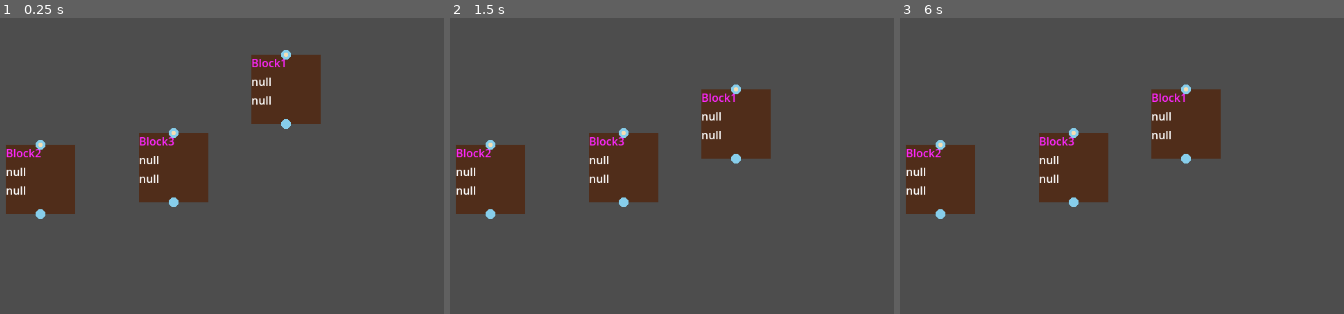
Above: before the commit, frames 1-3 (left to right).
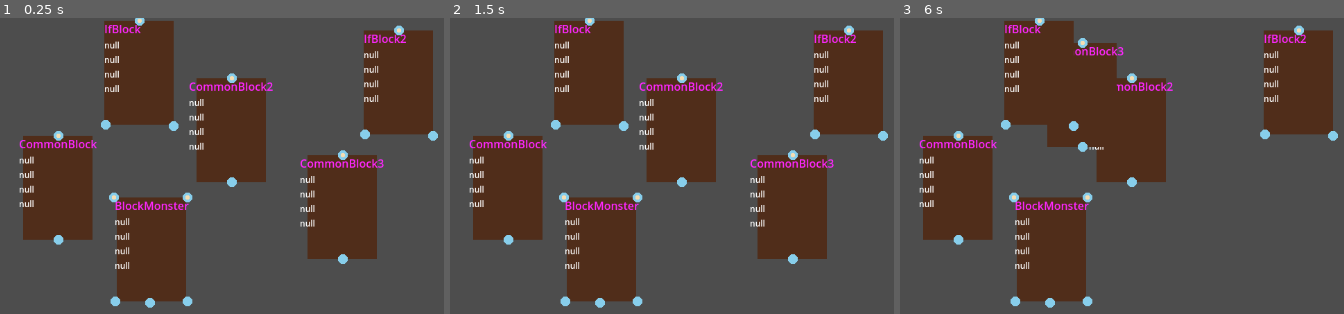
Above: after the commit, the same moments.

Repository: Yutomah/kursovaya
Game: Godot game, scene res://scenes/block_schema/block_schema.tscn
Two runs of this game, one before a commit and one after it. Both use one fixed random seed, a clock stepped at 60 frames per second and the inputs below. This scene is started directly instead of the project's main scene.
Inputs (mouse positions are in pixels of both pictures, inside the frame that each line leads up to):
- Up to frame 1 (0.25 s): no input
- Up to frame 2 (1.5 s): tap Enter at 0.5 s; move the mouse to (734, 89) at 0.52 s; press the mouse at (734, 89) at 0.53 s; tap Space at 1.25 s; move the mouse to (734, 124) at 1.27 s; release the mouse at (734, 124) at 1.28 s; click (734, 124) at 1.35 s
- Up to frame 3 (6 s): tap Enter at 2, 3.5 s; move the mouse to (939, 180) at 2.02 s; hold 1 2.03-2.78 s; click (939, 180) at 2.3 s; tap Space at 2.75, 4.25 s; move the mouse to (939, 213) at 2.77 s; tap 2 at 2.85 s; click (939, 213) at 3.05 s; move the mouse to (1073, 168) at 3.52 s; hold 3 3.53-4.28 s; click (1073, 168) at 3.8 s; move the mouse to (1073, 201) at 4.27 s; click (1073, 201) at 4.35 s; move the mouse to (1281, 242) at 5.02 s; press the mouse at (1281, 242) at 5.03 s; move the mouse to (1122, 130) at 5.77 s; release the mouse at (1122, 130) at 5.78 s; tap 1 at 5.85 s

The runs differ from the first frame. In frame 1, 38% of the frame differs, in the area x 1-99%, y 0-98%; in frame 2, 37%; in frame 3, 33%.

Commit message:
ended with block connection now i need to create signal propagation

Diff:
--- /dev/null
+++ b/Fonts/small_block_text.tres
@@ -0,0 +1,4 @@
+[gd_resource type="LabelSettings" format=3 uid="uid://dlr834h5g5mhd"]
+
+[resource]
+font_size = 12
--- a/scenes/block_schema/block/block.gd
+++ b/scenes/block_schema/block/block.gd
@@ -1,7 +1,10 @@
 extends Control
 class_name Block
+
 var LKM_pressed:bool = false
 var old_mouse_position:Vector2
+
+
 
 var parent_block:Block = null:
 	set(value):
@@ -11,18 +14,22 @@
 		else:
 			$VBoxContainer/Parent.text = "null"
 
-var child_block:Block = null:
-	set(value):
-		child_block = value
-		if value != null:
-			$VBoxContainer/Child.text = value.name
-		else:
-			$VBoxContainer/Child.text = "null"
+var parent_blocks:Dictionary
+var child_blocks:Dictionary
+
+#var child_block:Block = null:
+	#set(value):
+		#child_block = value
+		#if value != null:
+			#$VBoxContainer/Child.text = value.name
+		#else:
+			#$VBoxContainer/Child.text = "null"
 
 # Called when the node enters the scene tree for the first time.
 func _ready():
 	GB.focus_window = GB.BLOCK_SCHEMA
 	$VBoxContainer/Me.text = self.name
+	init_parent_child_blocks_dict()
 	pass # Replace with function body.
 
 
@@ -31,17 +38,26 @@
 	if LKM_pressed:
 		var dif = get_local_mouse_position() - old_mouse_position
 		position += dif
-		if $LinkBegin.end_node != null:
-			$LinkBegin.get_node("Line2D").points[1] -= dif
 
-		if $LinkEnd.begin_node != null:
-			$LinkEnd.begin_node.get_node("Line2D").points[1] += dif
+		for begin_point in $BeginPoints.get_children():
+			if begin_point.end_point != null:
+				begin_point.get_node("Line2D").points[1] -= dif
+
+		for end_point in $EndPoints.get_children():
+			if end_point.begin_point != null:
+				end_point.begin_point.get_node("Line2D").points[1] += dif
+
 
 func _on_gui_input(event):
 	if event.is_action_pressed("LKM") and GB.focus_window == GB.BLOCK_SCHEMA:
-
 		LKM_pressed = true
 		old_mouse_position = get_local_mouse_position()
+
 	if event.is_action_released("LKM"):
+		LKM_pressed = false
 
-		LKM_pressed = false
+func init_parent_child_blocks_dict():
+	for begin_point:BeginPoint in $BeginPoints.get_children():
+		child_blocks[begin_point.point_type] = null
+	for end_point:EndPoint in $EndPoints.get_children():
+		child_blocks[end_point.point_type] = null
--- a/scenes/block_schema/block/block.tscn
+++ b/scenes/block_schema/block/block.tscn
@@ -1,8 +1,7 @@
-[gd_scene load_steps=5 format=3 uid="uid://d2d1md6i3po2n"]
+[gd_scene load_steps=4 format=3 uid="uid://d2d1md6i3po2n"]
 
 [ext_resource type="Script" path="res://scenes/block_schema/block/block.gd" id="1_cs1tj"]
-[ext_resource type="PackedScene" uid="uid://sdm7fyk8ggig" path="res://scenes/block_schema/block/block_link/link_begin.tscn" id="1_ryr7y"]
-[ext_resource type="PackedScene" uid="uid://dobi4gaiuyt0s" path="res://scenes/block_schema/block/block_link/link_end.tscn" id="2_2ibuj"]
+[ext_resource type="LabelSettings" uid="uid://dlr834h5g5mhd" path="res://Fonts/small_block_text.tres" id="2_wksdl"]
 
 [sub_resource type="LabelSettings" id="LabelSettings_53d3y"]
 font_color = Color(1, 0.152941, 1, 1)
@@ -11,9 +10,9 @@
 layout_mode = 3
 anchors_preset = 0
 offset_left = -50.0
-offset_top = -50.0
+offset_top = -75.0
 offset_right = 50.0
-offset_bottom = 50.0
+offset_bottom = 75.0
 pivot_offset = Vector2(50, 25)
 script = ExtResource("1_cs1tj")
 
@@ -42,15 +41,25 @@
 [node name="Parent" type="Label" parent="VBoxContainer"]
 layout_mode = 2
 text = "null"
+label_settings = ExtResource("2_wksdl")
 
-[node name="Child" type="Label" parent="VBoxContainer"]
+[node name="CommonPoint" type="Label" parent="VBoxContainer"]
 layout_mode = 2
 text = "null"
+label_settings = ExtResource("2_wksdl")
 
-[node name="LinkBegin" parent="." instance=ExtResource("1_ryr7y")]
-position = Vector2(50, 100)
+[node name="TruePoint" type="Label" parent="VBoxContainer"]
+layout_mode = 2
+text = "null"
+label_settings = ExtResource("2_wksdl")
 
-[node name="LinkEnd" parent="." instance=ExtResource("2_2ibuj")]
-position = Vector2(50, 0)
+[node name="FalsePoint" type="Label" parent="VBoxContainer"]
+layout_mode = 2
+text = "null"
+label_settings = ExtResource("2_wksdl")
+
+[node name="BeginPoints" type="Node2D" parent="."]
+
+[node name="EndPoints" type="Node2D" parent="."]
 
 [connection signal="gui_input" from="." to="." method="_on_gui_input"]
--- a/scenes/block_schema/block/block_link/link_begin.gd
+++ b/scenes/block_schema/block/block_link/begin_point.gd
@@ -1,13 +1,16 @@
 extends Area2D
-class_name begin_point
+class_name BeginPoint
 
 var LKM_pressed = false
-var end_node:Area2D:
+enum PointType {COMMON_POINT, TRUE_POINT, FALSE_POINT}
+@export var point_type:PointType
+
+var end_point:EndPoint:
 	set(value):
-		get_parent().child_block = null
-		end_node = value
-		if value != null:
-			get_parent().child_block = value.get_parent()
+		#get_parent().child_block = null
+		end_point = value
+		#if value != null:
+			#get_parent().child_block = value.get_parent()
 
 func _ready():
 	pass
--- a/scenes/block_schema/block/block_link/link_begin.tscn
+++ b/scenes/block_schema/block/block_link/begin_point.tscn
@@ -1,13 +1,13 @@
 [gd_scene load_steps=3 format=3 uid="uid://sdm7fyk8ggig"]
 
-[ext_resource type="Script" path="res://scenes/block_schema/block/block_link/link_begin.gd" id="1_85r6c"]
+[ext_resource type="Script" path="res://scenes/block_schema/block/block_link/begin_point.gd" id="1_xjvcr"]
 
 [sub_resource type="CircleShape2D" id="CircleShape2D_5lj3x"]
 
-[node name="LinkBegin" type="Area2D"]
+[node name="BeginPoint" type="Area2D"]
 collision_layer = 2
 collision_mask = 2
-script = ExtResource("1_85r6c")
+script = ExtResource("1_xjvcr")
 
 [node name="Line2D" type="Line2D" parent="."]
 points = PackedVector2Array(0, 0, 0, 0)
--- /dev/null
+++ b/scenes/block_schema/block/block_link/end_point.gd
@@ -0,0 +1,23 @@
+extends Area2D
+class_name EndPoint
+
+enum PointType {COMMON_POINT, UNCOMMON_POINT}
+@export var point_type: PointType
+
+var connection_waiting:bool = false
+var begin_point:BeginPoint = null:
+	set(value):
+		#get_parent().parent_block = null
+		begin_point = value
+		#if value != null:
+			#get_parent().parent_block = value.get_parent()
+
+func _ready():
+	pass
+
+func _draw():
+	draw_circle(Vector2.ZERO, 7, Color.SKY_BLUE)
+	draw_circle(Vector2.ZERO, 3, Color.WHEAT)
+
+func _process(delta):
+	pass
--- a/scenes/block_schema/block/block_link/link_end.tscn
+++ b/scenes/block_schema/block/block_link/end_point.tscn
@@ -1,11 +1,11 @@
 [gd_scene load_steps=3 format=3 uid="uid://dobi4gaiuyt0s"]
 
-[ext_resource type="Script" path="res://scenes/block_schema/block/block_link/link_end.gd" id="1_i3sxd"]
+[ext_resource type="Script" path="res://scenes/block_schema/block/block_link/end_point.gd" id="1_x1qoh"]
 
 [sub_resource type="CircleShape2D" id="CircleShape2D_5myhq"]
 
-[node name="LinkEnd" type="Area2D"]
-script = ExtResource("1_i3sxd")
+[node name="EndPoint" type="Area2D"]
+script = ExtResource("1_x1qoh")
 
 [node name="CollisionShape2D" type="CollisionShape2D" parent="."]
 shape = SubResource("CircleShape2D_5myhq")
--- a/scenes/block_schema/block/block_link/link_end.gd
+++ /dev/null
@@ -1,21 +0,0 @@
-extends Area2D
-class_name end_point
-
-var connection_waiting:bool = false
-var begin_node:Area2D = null:
-	set(value):
-		get_parent().parent_block = null
-		print(value)
-		begin_node = value
-		if value != null:
-			get_parent().parent_block = value.get_parent()
-
-func _ready():
-	pass
-
-func _draw():
-	draw_circle(Vector2.ZERO, 7, Color.SKY_BLUE)
-	draw_circle(Vector2.ZERO, 3, Color.WHEAT)
-
-func _process(delta):
-	pass
--- /dev/null
+++ b/scenes/block_schema/block/block_monster.tscn
@@ -0,0 +1,25 @@
+[gd_scene load_steps=4 format=3 uid="uid://dv5yp4vc74xr7"]
+
+[ext_resource type="PackedScene" uid="uid://d2d1md6i3po2n" path="res://scenes/block_schema/block/block.tscn" id="1_0t6n0"]
+[ext_resource type="PackedScene" uid="uid://sdm7fyk8ggig" path="res://scenes/block_schema/block/block_link/begin_point.tscn" id="2_m6vmi"]
+[ext_resource type="PackedScene" uid="uid://dobi4gaiuyt0s" path="res://scenes/block_schema/block/block_link/end_point.tscn" id="3_ut3qg"]
+
+[node name="BlockMonster" instance=ExtResource("1_0t6n0")]
+
+[node name="BeginPoint" parent="BeginPoints" index="0" instance=ExtResource("2_m6vmi")]
+position = Vector2(-2, 150)
+
+[node name="BeginPoint2" parent="BeginPoints" index="1" instance=ExtResource("2_m6vmi")]
+position = Vector2(48, 152)
+point_type = 1
+
+[node name="BeginPoint3" parent="BeginPoints" index="2" instance=ExtResource("2_m6vmi")]
+position = Vector2(102, 150)
+point_type = 2
+
+[node name="EndPoint" parent="EndPoints" index="0" instance=ExtResource("3_ut3qg")]
+position = Vector2(102, 0)
+
+[node name="EndPoint2" parent="EndPoints" index="1" instance=ExtResource("3_ut3qg")]
+position = Vector2(-4, 0)
+point_type = 1
--- /dev/null
+++ b/scenes/block_schema/block/common_block.tscn
@@ -0,0 +1,13 @@
+[gd_scene load_steps=4 format=3 uid="uid://8cbnm6y30vb8"]
+
+[ext_resource type="PackedScene" uid="uid://d2d1md6i3po2n" path="res://scenes/block_schema/block/block.tscn" id="1_xqgc7"]
+[ext_resource type="PackedScene" uid="uid://sdm7fyk8ggig" path="res://scenes/block_schema/block/block_link/begin_point.tscn" id="2_8y7xp"]
+[ext_resource type="PackedScene" uid="uid://dobi4gaiuyt0s" path="res://scenes/block_schema/block/block_link/end_point.tscn" id="3_w5rfb"]
+
+[node name="CommonBlock" instance=ExtResource("1_xqgc7")]
+
+[node name="BeginPoint" parent="BeginPoints" index="0" instance=ExtResource("2_8y7xp")]
+position = Vector2(51, 150)
+
+[node name="EndPoint" parent="EndPoints" index="0" instance=ExtResource("3_w5rfb")]
+position = Vector2(51, 0)
--- /dev/null
+++ b/scenes/block_schema/block/if_block.tscn
@@ -0,0 +1,18 @@
+[gd_scene load_steps=4 format=3 uid="uid://b30rpnaokt2l2"]
+
+[ext_resource type="PackedScene" uid="uid://d2d1md6i3po2n" path="res://scenes/block_schema/block/block.tscn" id="1_tup11"]
+[ext_resource type="PackedScene" uid="uid://sdm7fyk8ggig" path="res://scenes/block_schema/block/block_link/begin_point.tscn" id="3_lowoj"]
+[ext_resource type="PackedScene" uid="uid://dobi4gaiuyt0s" path="res://scenes/block_schema/block/block_link/end_point.tscn" id="4_dyvwf"]
+
+[node name="IfBlock" instance=ExtResource("1_tup11")]
+
+[node name="BeginPoint" parent="BeginPoints" index="0" instance=ExtResource("3_lowoj")]
+position = Vector2(2, 150)
+point_type = 1
+
+[node name="BeginPoint2" parent="BeginPoints" index="1" instance=ExtResource("3_lowoj")]
+position = Vector2(100, 152)
+point_type = 2
+
+[node name="EndPoint" parent="EndPoints" index="0" instance=ExtResource("4_dyvwf")]
+position = Vector2(51, 0)
--- a/scenes/block_schema/block_schema.gd
+++ b/scenes/block_schema/block_schema.gd
@@ -1,68 +1,70 @@
 extends Node2D
 
-var active_begin_node:Area2D
-var connection_active:bool = false
+var active_begin_point:BeginPoint
 
 func _ready():
 	GB.link_activated.connect((on_link_activated))
 	GB.link_deactivated.connect(on_link_deactivated)
 
 
-func on_link_activated(begin_node:Area2D):
-	connection_active = true
-	active_begin_node = begin_node
-	activate_end_nodes(begin_node)
+func on_link_activated(begin_point:BeginPoint):
+	active_begin_point = begin_point
+	activate_end_points(begin_point)
 
 func on_link_deactivated(last_mouse_pos: Vector2):
-	var end_node = get_end_node_on_mouse(last_mouse_pos)
+	var active_end_point = get_end_node_on_mouse(last_mouse_pos)
 
-	if active_begin_node.end_node != null:
-		#print(active_begin_node.end_node.begin_node.get_parent().name)
-		active_begin_node.end_node.begin_node = null
-		#print(active_begin_node.end_node.begin_node)
+	abort_existing_link(active_begin_point)
 
-	active_begin_node.end_node = end_node
+	if active_end_point != null:
+		create_new_link(active_begin_point, active_end_point)
 
-	var pos = Vector2.ZERO
-	if end_node != null:
-		remove_dublicate_connections(end_node)
-		end_node.begin_node = active_begin_node
-		pos = active_begin_node.to_local(end_node.to_global(Vector2.ZERO))
-	active_begin_node.get_node("Line2D").points[1] = pos
-
-
-	connection_active = false
-	active_begin_node = null
+	active_begin_point = null
 
 	deactivate_end_nodes()
 
+func abort_existing_link(begin_point:BeginPoint):
+	if begin_point.end_point != null:
+		begin_point.end_point.begin_point = null
+	begin_point.end_point = null
+	begin_point.get_node("Line2D").points[1] = Vector2.ZERO
+
+func create_new_link(begin_point:BeginPoint, end_point:EndPoint):
+	remove_dublicate_connections(end_point)
+	end_point.begin_point = begin_point
+	begin_point.end_point = end_point
+	var pos = begin_point.to_local(end_point.to_global(Vector2.ZERO))
+	active_begin_point.get_node("Line2D").points[1] = pos
 
 func get_end_node_on_mouse(last_mouse_pos: Vector2):
 	for block in get_children():
-		var connection_point = block.get_node("LinkEnd")
-		if connection_point.connection_waiting:
-			var col_shape = connection_point.get_node("CollisionShape2D") as CollisionShape2D
-			var radius = col_shape.shape.radius
-			var pos = col_shape.to_global(Vector2.ZERO)
-			if Geometry2D.is_point_in_circle(last_mouse_pos, pos, radius):
-				return connection_point
+		for end_point:EndPoint in block.get_node("EndPoints").get_children():
+			if end_point.connection_waiting:
+				var col_shape = end_point.get_node("CollisionShape2D") as CollisionShape2D
+				var radius = col_shape.shape.radius
+				var pos = col_shape.to_global(Vector2.ZERO)
+				if Geometry2D.is_point_in_circle(last_mouse_pos, pos, radius):
+					return end_point
 	return null
 
-func remove_dublicate_connections(end_node:Area2D):
+func remove_dublicate_connections(end_point:Area2D):
 	for block in get_children():
-		var begin_node = block.get_node("LinkBegin") as begin_point
-		if begin_node == end_node.begin_node:
-			end_node.begin_node.get_node("Line2D").points[1] = Vector2.ZERO
-			end_node.begin_node.end_node = null
-			end_node.begin_node = null
+		for begin_point:BeginPoint in block.get_node("BeginPoints").get_children():
+			if begin_point.end_point == end_point:
+				begin_point.get_node("Line2D").points[1] = Vector2.ZERO
+				begin_point.end_point.begin_point = null
+				begin_point.end_point = null
 
-func activate_end_nodes(begin_node:Area2D):
+func activate_end_points(begin_point:BeginPoint):
 	for block in get_children():
-		var connection_point = block.get_node("LinkEnd") as end_point
-		if  block != begin_node.get_parent():
-			connection_point.connection_waiting = true
+		for end_point:EndPoint in block.get_node("EndPoints").get_children():
+			if  block != begin_point.get_parent().get_parent():
+				end_point.connection_waiting = true
+				print(block.name)
+
+	print("\n")
 
 func deactivate_end_nodes():
 	for block in get_children():
-		var connection_point = block.get_node("LinkEnd") as end_point
-		connection_point.connection_waiting = false
+		for end_point:EndPoint in block.get_node("EndPoints").get_children():
+			end_point.connection_waiting = false
--- a/scenes/block_schema/block_schema.tscn
+++ b/scenes/block_schema/block_schema.tscn
@@ -1,25 +1,45 @@
-[gd_scene load_steps=3 format=3 uid="uid://uc04gc8dldaw"]
+[gd_scene load_steps=5 format=3 uid="uid://uc04gc8dldaw"]
 
 [ext_resource type="Script" path="res://scenes/block_schema/block_schema.gd" id="1_7swtx"]
-[ext_resource type="PackedScene" uid="uid://d2d1md6i3po2n" path="res://scenes/block_schema/block/block.tscn" id="1_w8xnc"]
+[ext_resource type="PackedScene" uid="uid://8cbnm6y30vb8" path="res://scenes/block_schema/block/common_block.tscn" id="2_fm7jq"]
+[ext_resource type="PackedScene" uid="uid://b30rpnaokt2l2" path="res://scenes/block_schema/block/if_block.tscn" id="3_bdya8"]
+[ext_resource type="PackedScene" uid="uid://dv5yp4vc74xr7" path="res://scenes/block_schema/block/block_monster.tscn" id="4_uh5wm"]
 
 [node name="BlockSchema" type="Node2D"]
 script = ExtResource("1_7swtx")
 
-[node name="Block1" parent="." instance=ExtResource("1_w8xnc")]
-offset_left = 446.0
-offset_top = 53.0
-offset_right = 546.0
-offset_bottom = 153.0
+[node name="CommonBlock" parent="." instance=ExtResource("2_fm7jq")]
+offset_left = 117.0
+offset_top = 170.0
+offset_right = 217.0
+offset_bottom = 320.0
 
-[node name="Block2" parent="." instance=ExtResource("1_w8xnc")]
-offset_left = 92.0
-offset_top = 183.0
-offset_right = 192.0
-offset_bottom = 283.0
+[node name="CommonBlock2" parent="." instance=ExtResource("2_fm7jq")]
+offset_left = 367.0
+offset_top = 87.0
+offset_right = 467.0
+offset_bottom = 237.0
 
-[node name="Block3" parent="." instance=ExtResource("1_w8xnc")]
-offset_left = 284.0
-offset_top = 166.0
-offset_right = 384.0
-offset_bottom = 266.0
+[node name="CommonBlock3" parent="." instance=ExtResource("2_fm7jq")]
+offset_left = 527.0
+offset_top = 198.0
+offset_right = 627.0
+offset_bottom = 348.0
+
+[node name="IfBlock" parent="." instance=ExtResource("3_bdya8")]
+offset_left = 234.0
+offset_top = 4.0
+offset_right = 334.0
+offset_bottom = 154.0
+
+[node name="IfBlock2" parent="." instance=ExtResource("3_bdya8")]
+offset_left = 608.0
+offset_top = 18.0
+offset_right = 708.0
+offset_bottom = 168.0
+
+[node name="BlockMonster" parent="." instance=ExtResource("4_uh5wm")]
+offset_left = 252.0
+offset_top = 259.0
+offset_right = 352.0
+offset_bottom = 409.0
--- a/scenes/globals/GB.gd
+++ b/scenes/globals/GB.gd
@@ -4,8 +4,8 @@
 signal camera_to_default_wanted
 signal change_field_size_wanted(is_infinite:bool, size:Vector2i)
 signal change_drawing_window_vision
-signal link_activated(begin_node:Area2D)
-signal link_received(begin_node:Area2D, end_node:Area2D)
+
+signal link_activated(begin_point:BeginPoint)
 signal link_deactivated(last_mouse_pos:Vector2)
 
 enum {MAIN_WINDOW, DRAW_WINDOW, BLOCK_SCHEMA}
